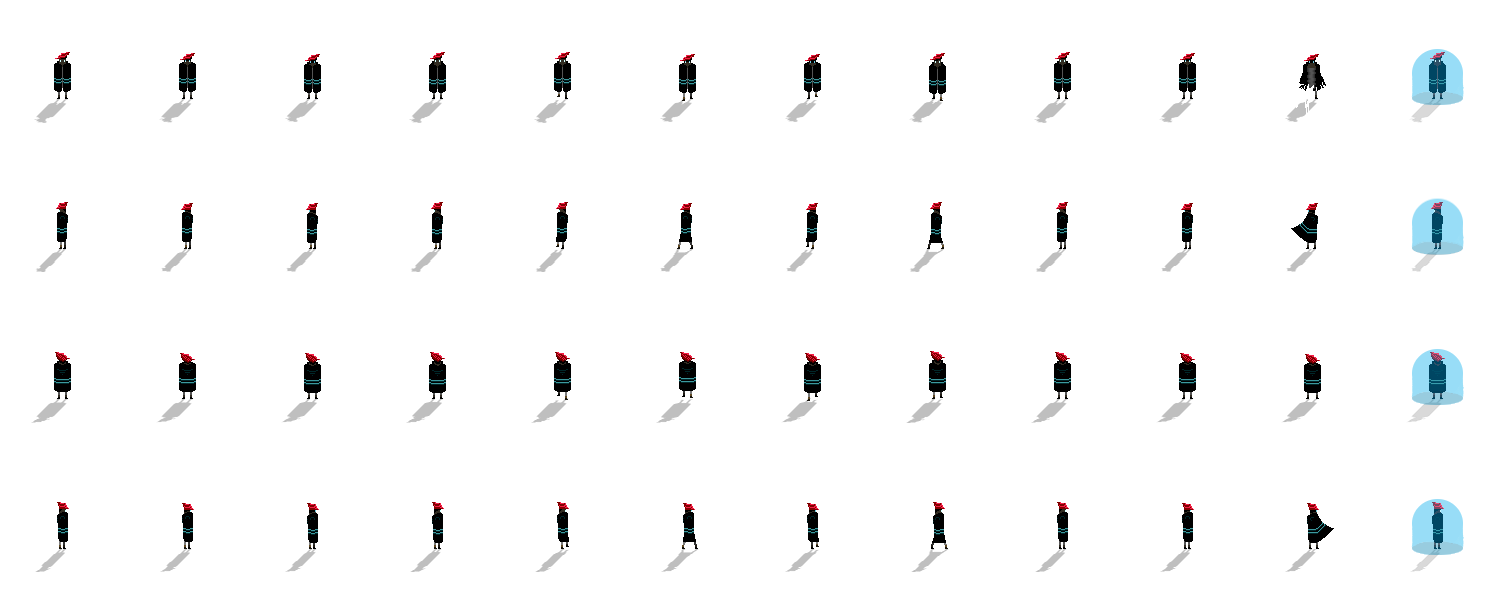
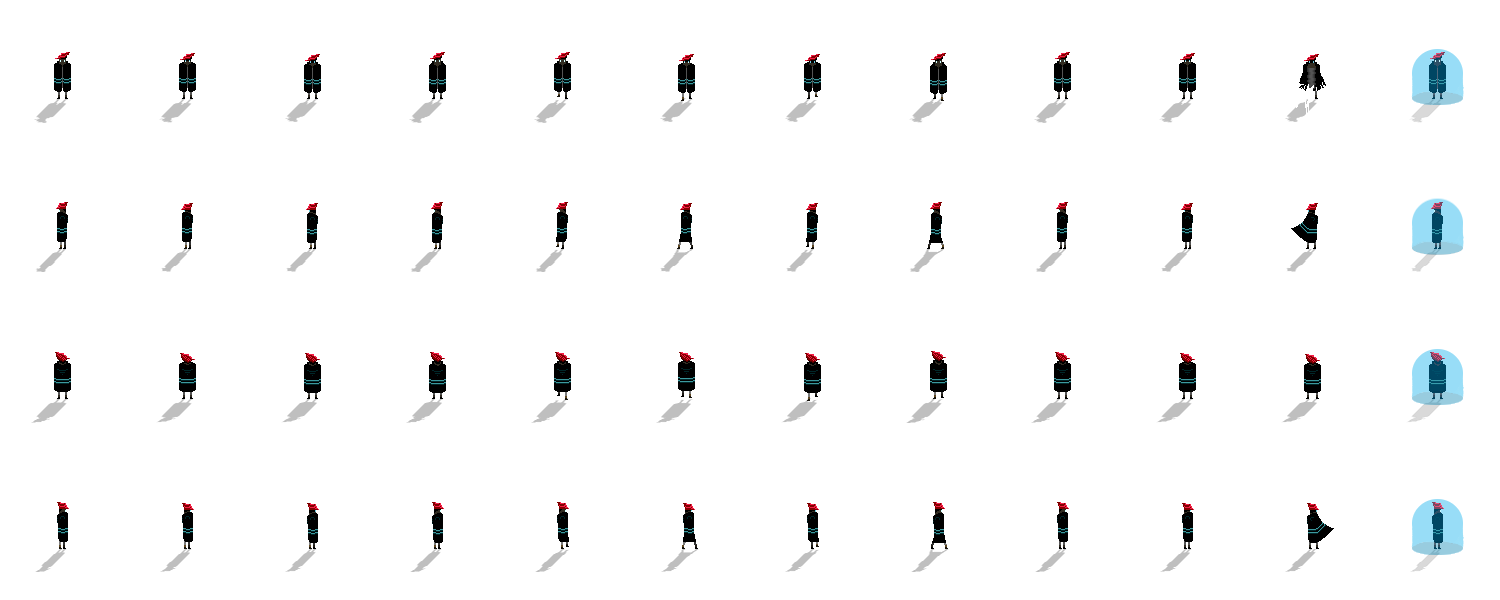
The second (1500, 600) image is a revision of the first. Changes to its layers:
painted on "Layer 1" over [678, 53, 947, 399]
